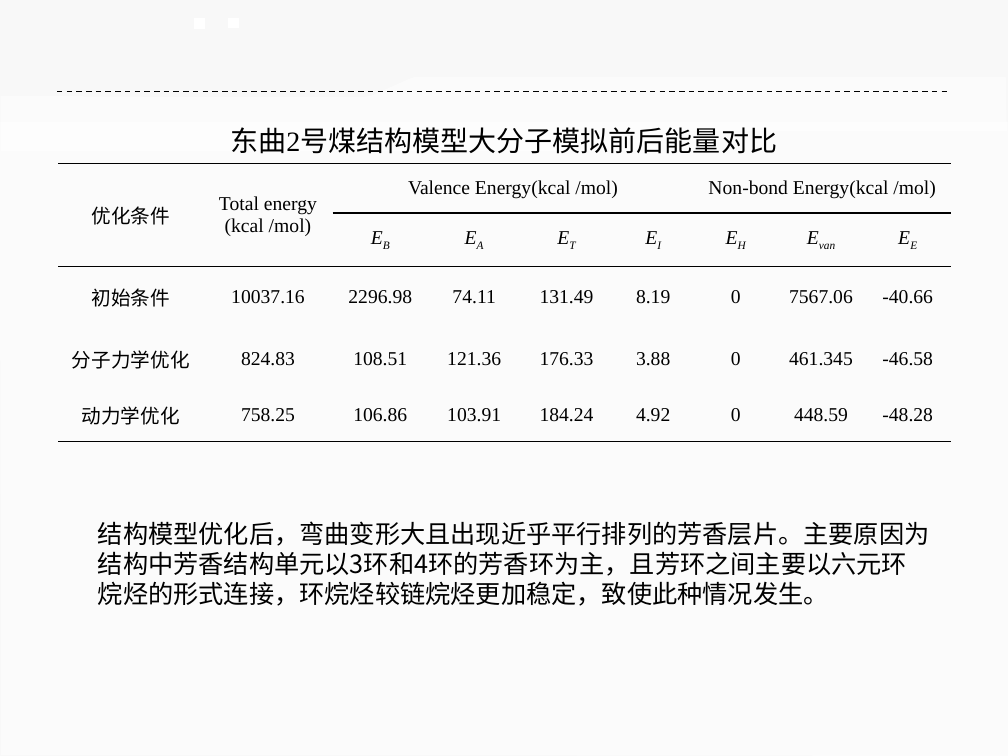
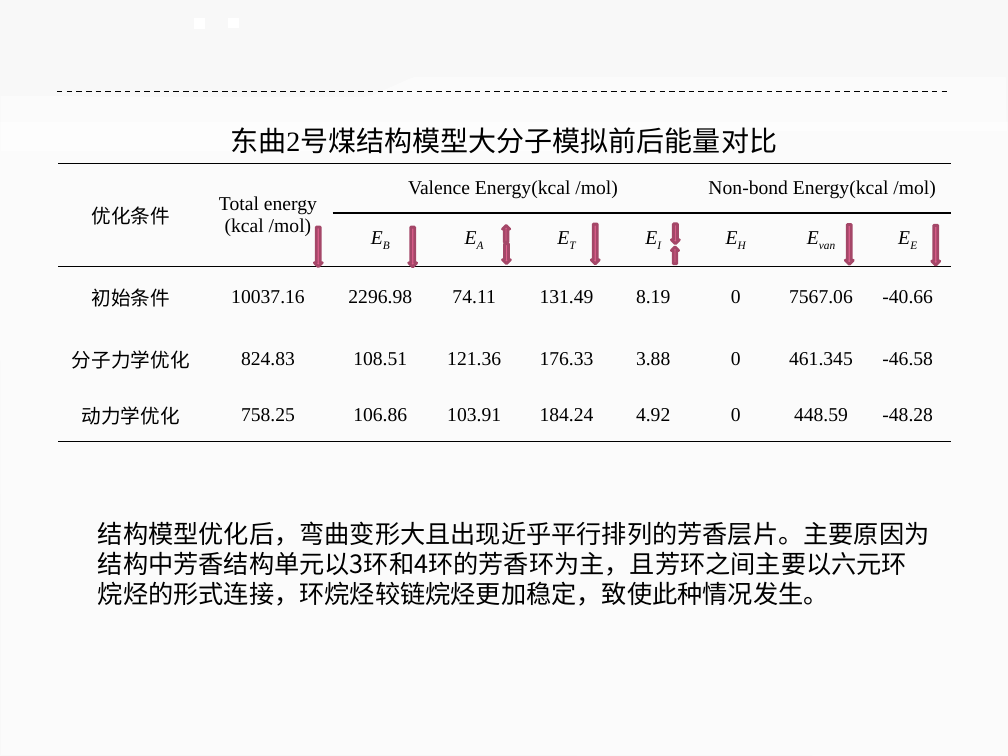
Before and after one commit to ilvcr/GraduationProject, a slide deck: slide 22 of ppt/yoghourtppt.pptx. Drawn at 1008x756 pixels with LibreOffice and Linux fonts; fonts in the diff are those of the drawing. Boxes give left, top, right and bottom in pixels: in the first picture for what was removed or moved away, otherwise in the second. Text is boxed around its words. In the diff, an @@ line names an element or a change of style, - is before the commit and + after.

```diff
--- a/ppt/yoghourtppt.pptx
+++ b/ppt/yoghourtppt.pptx
@@ down arrow added at [314,227,323,266], fill #DE608D, outline #A44768 2 pt @@
@@ down arrow added at [409,227,417,266], fill #DE608D, outline #A44768 2 pt @@
@@ up arrow added at [503,226,510,243], fill #DE608D, outline #A44768 2 pt @@
@@ down arrow added at [592,224,600,263], fill #DE608D, outline #A44768 2 pt @@
@@ down arrow added at [671,224,679,244], fill #DE608D, outline #A44768 2 pt @@
@@ down arrow added at [846,225,854,264], fill #DE608D, outline #A44768 2 pt @@
@@ down arrow added at [931,226,939,265], fill #DE608D, outline #A44768 2 pt @@
@@ down arrow added at [503,244,511,264], fill #DE608D, outline #A44768 2 pt @@
@@ up arrow added at [671,247,678,264], fill #DE608D, outline #A44768 2 pt @@
```
Also in this commit, not shown: 38 other slides changed.
